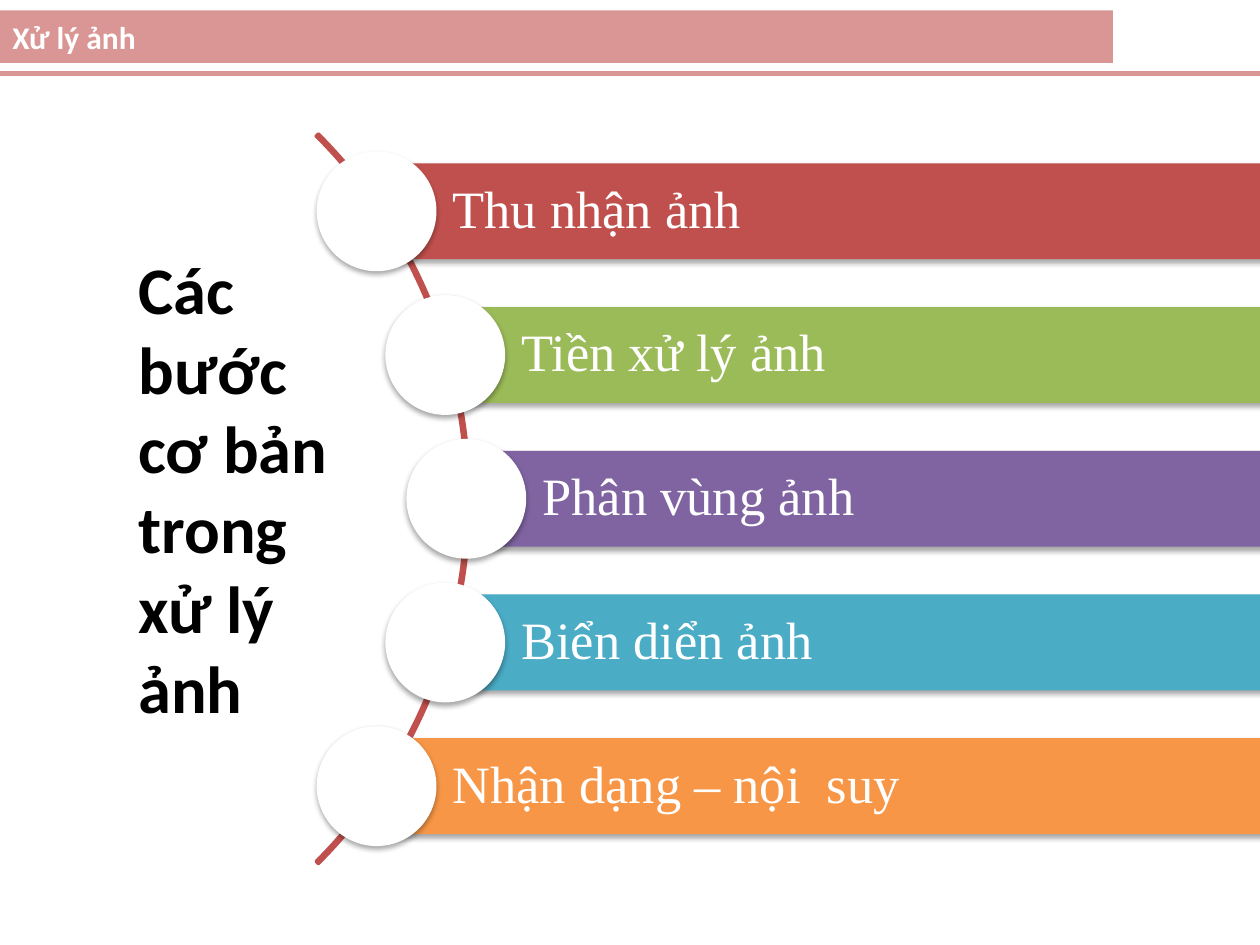
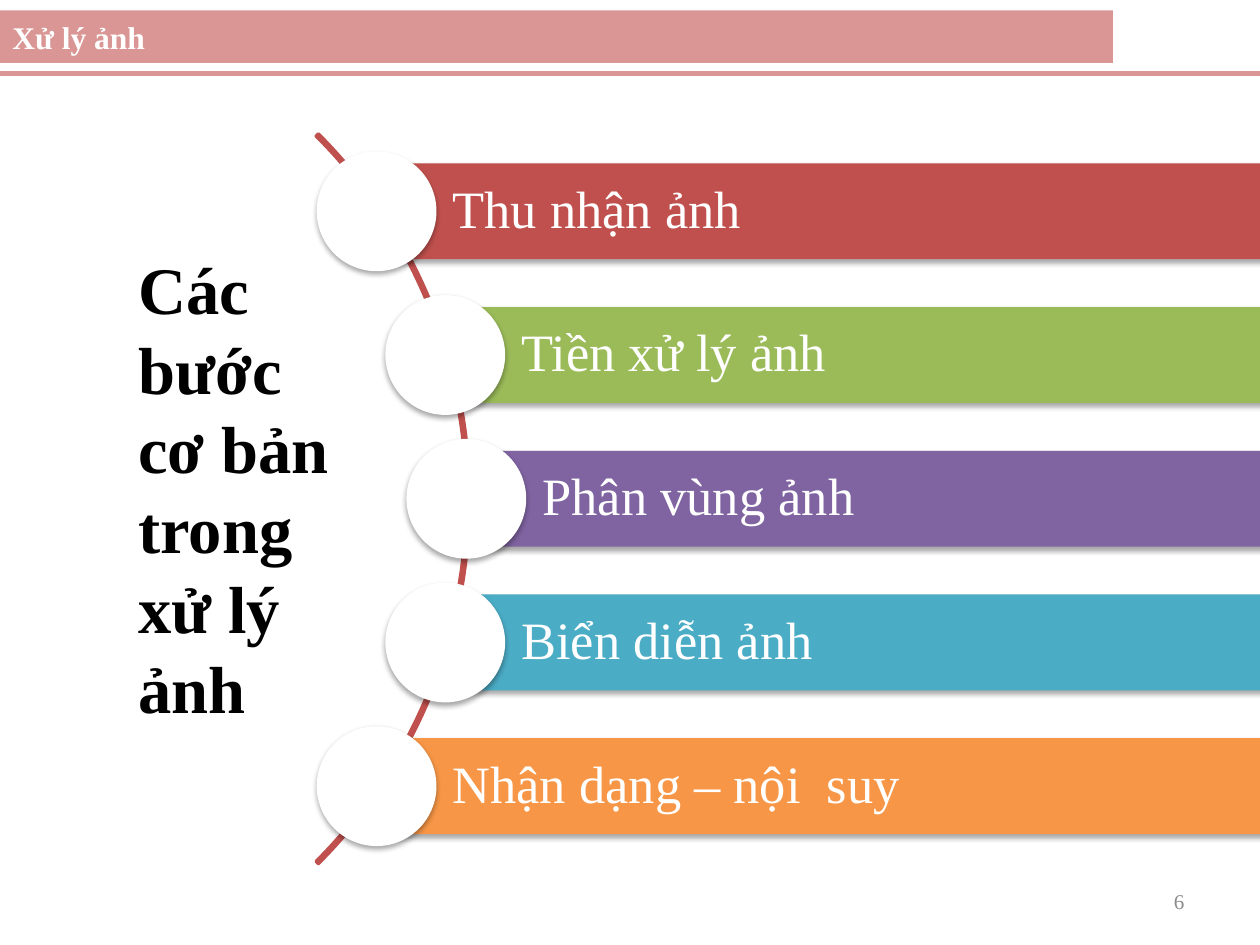
Before and after one commit to gilang07/sign-traffic-recognition, a slide deck: slide 6 of doc/LuanVan.pptx (slide 5 before the commit). Drawn at 1260x945 pixels with LibreOffice and Linux fonts; fonts in the diff are those of the drawing. Boxes give left, top, right and bottom in pixels: in the first picture for what was removed or moved away, otherwise in the second. Text is boxed around its words. In the diff, an @@ line names an element or a change of style, - is before the commit and + after.

```diff
--- a/doc/LuanVan.pptx
+++ b/doc/LuanVan.pptx
@@ rectangle "Xử lý ảnh" at bbox=[0, 10, 1113, 63]: font Calibri to Times New Roman @@
@@ text "Các bước cơ bản trong ..." at bbox=[138, 267, 328, 714]: font Calibri to Times New Roman @@
@@ text at bbox=[521, 620, 813, 660]: text changed @@
-Biển diển ảnh
+Biển diễn ảnh
@@ page number added at bbox=[1174, 895, 1184, 909], 12 pt, text #8C8C8C @@
+6
```
Also in this commit, not shown: 14 other slides changed, 4 slides added, 1 other file.
